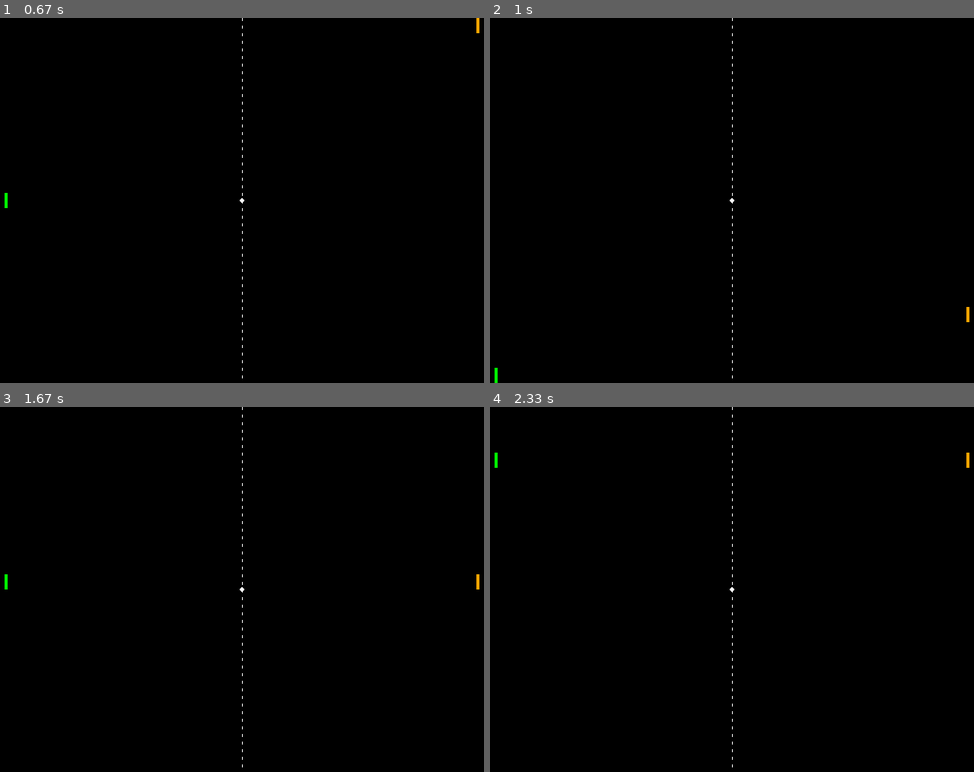
Above: before the commit, frames 1-4 (two rows, left to right).
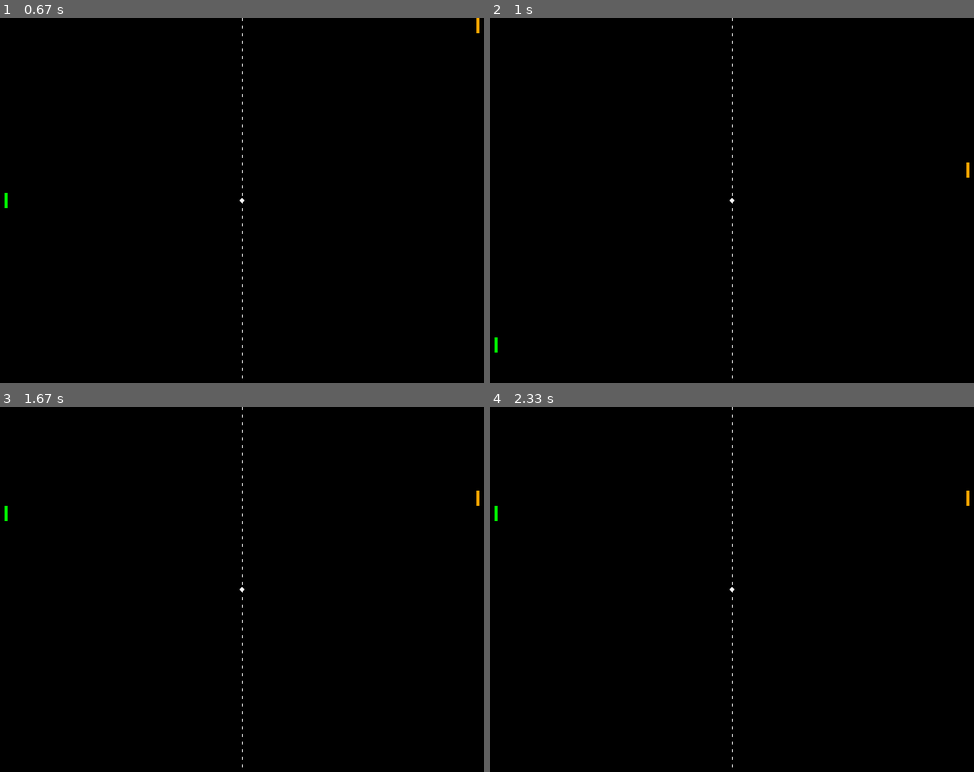
Above: after the commit, the same moments.

Repository: sebble/pyne-pong
Game: pygame game, started from pyne_game.py
Same seed, same stepped clock (60 frames per second), same inputs: the game is played once before the commit and once after it.
Inputs:
- Up to frame 1 (0.67 s): hold Up from 0.33 s (still down)
- Up to frame 2 (1 s): release Up at 0.8 s; hold Down from 0.83 s (still down); hold S from 0.83 s (still down)
- Up to frame 3 (1.67 s): release Down at 1.13 s; release S at 1.13 s; hold Up 1.17-1.53 s; hold W 1.17-1.53 s; hold Down from 1.57 s (still down); hold S from 1.57 s (still down)
- Up to frame 4 (2.33 s): release Down at 1.93 s; release S at 1.93 s; hold Up 1.97-2.27 s; hold W 1.97-2.27 s; hold Down from 2.3 s (still down); hold S from 2.3 s (still down)

Frame 1 is identical in both runs. In frame 2, 0.1% of the frame differs, in the area x 0-100%, y 39-100%; in frame 3, 0.1%; in frame 4, 0.1%.

Commit message:
Automatic commit from Dropbox on behalf of SamFinnigan

Diff:
--- a/pyne_game.py
+++ b/pyne_game.py
@@ -8,7 +8,7 @@
 
 WIDTH, HEIGHT = 640, 480
 HEIGHT = int(WIDTH/4.0*3.0)
-SPEED = int(WIDTH/32)
+SPEED = int(WIDTH/64)
 
 
 # no operation, dummy function
